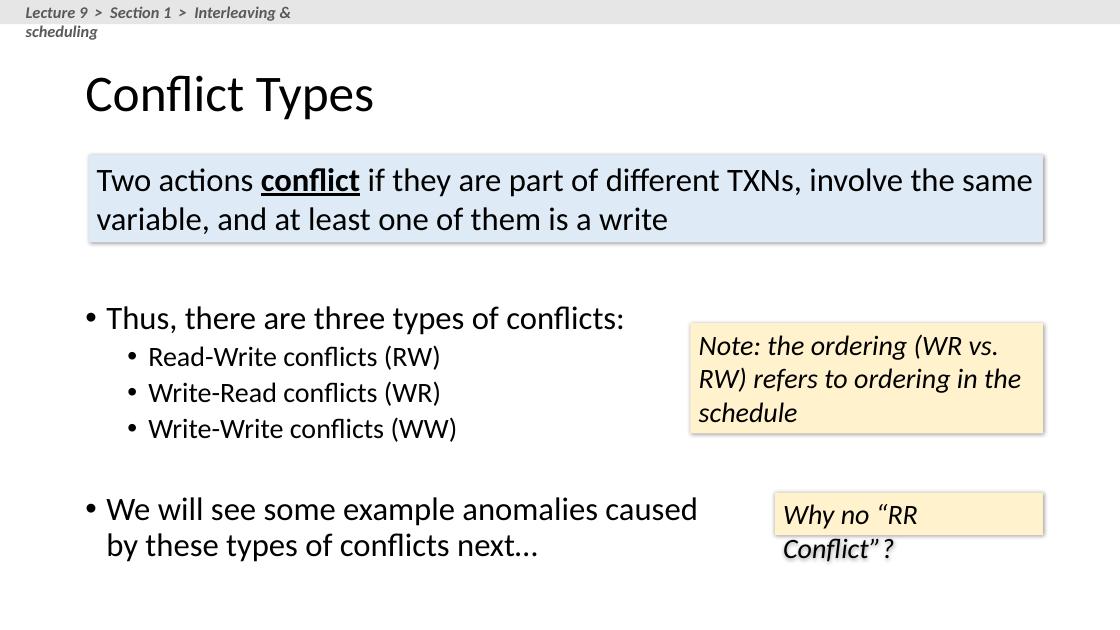
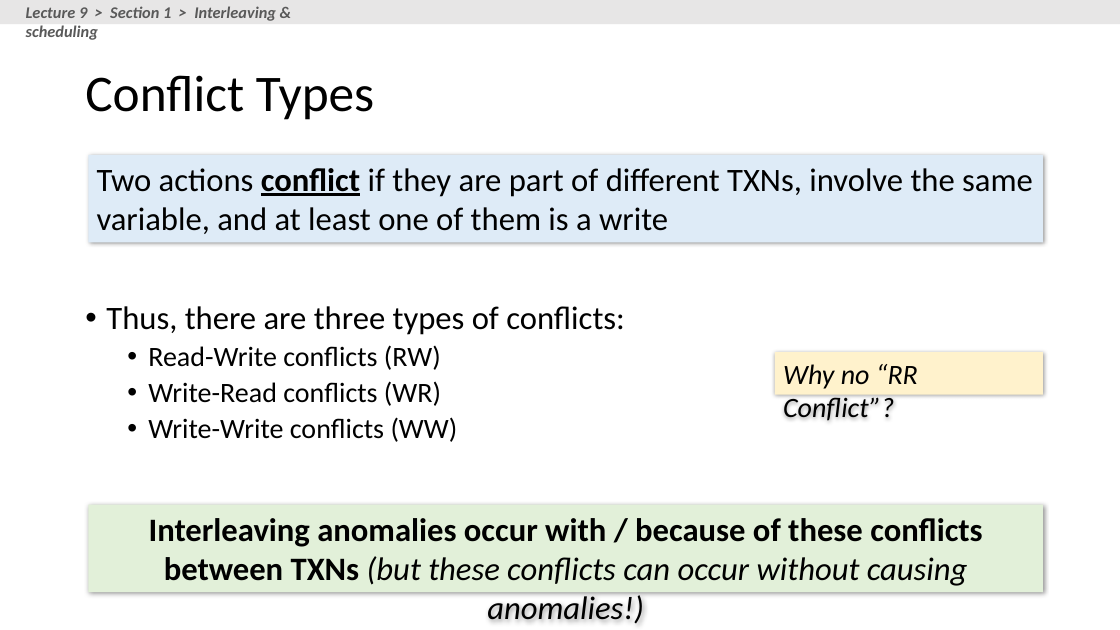
Before and after one commit to XIEQ/cs145-notebooks, a slide deck: slide 81 of lecture-8-9/Lectures_8_9_TXNs.pptx (slide 79 before the commit). Drawn at 1120x630 pixels with LibreOffice and Linux fonts; fonts in the diff are those of the drawing. Boxes give left, top, right and bottom in pixels: in the first picture for what was removed or moved away, otherwise in the second. Text is boxed around its words. In the diff, an @@ line names an element or a change of style, - is before the commit and + after.

```diff
--- a/lecture-8-9/Lectures_8_9_TXNs.pptx
+++ b/lecture-8-9/Lectures_8_9_TXNs.pptx
@@ rectangle removed at (x1=691, y1=323, x2=1044, y2=434) @@
-Note: the ordering (WR vs. RW) refers to ordering in the schedule
@@ rectangle "Why no “RR Conflict”?" moved from (x1=775, y1=493, x2=1043, y2=535) to (x1=775, y1=352, x2=1043, y2=394) @@
@@ rectangle added at (x1=88, y1=505, x2=1043, y2=592), fill #E2F0D9, 28 pt, text #000000, bold @@
+Interleaving anomalies occur with / because of these conflicts between TXNs (but these conflicts can occur without causing anomalies!)
@@ text at (x1=106, y1=497, x2=697, y2=562): paragraph removed @@
-• We will see some example anomalies caused by these types of conflicts next…
```
Also in this commit, not shown: 18 other slides changed, 3 slides added, 1 slide removed, 4 other files.
